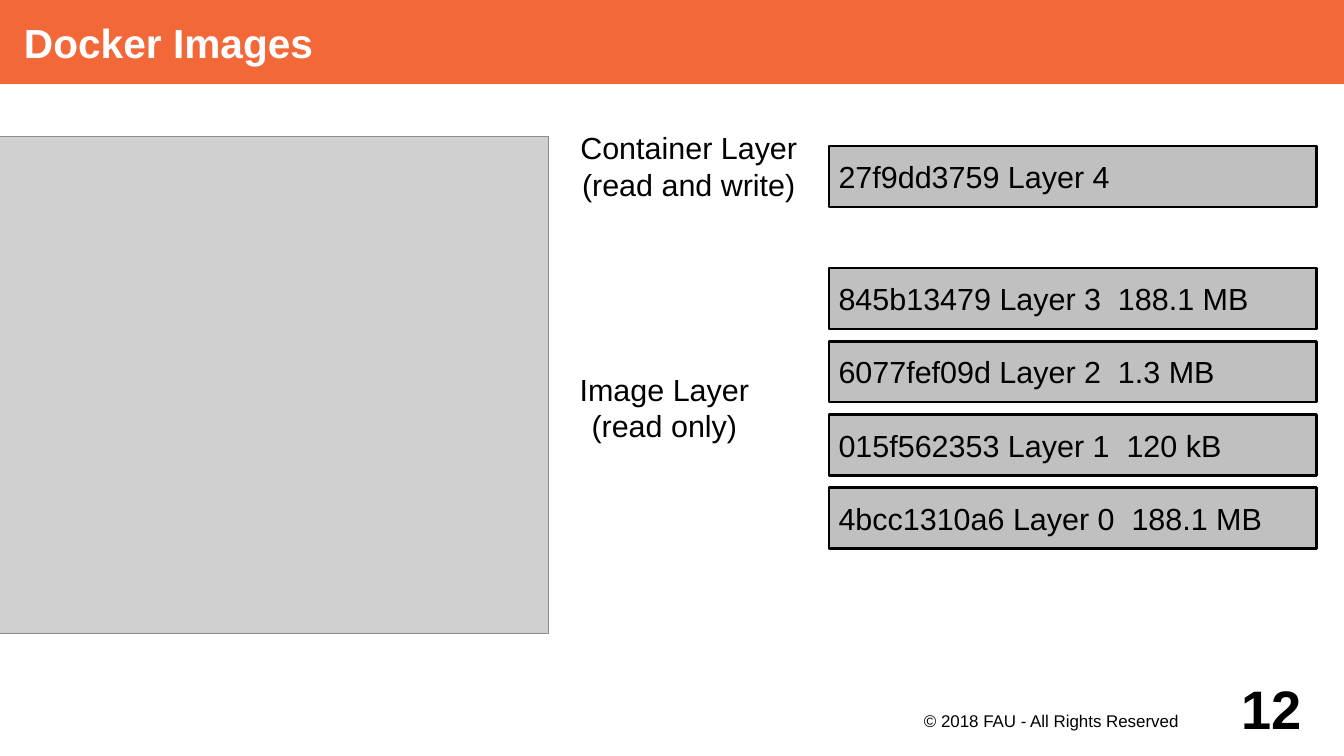
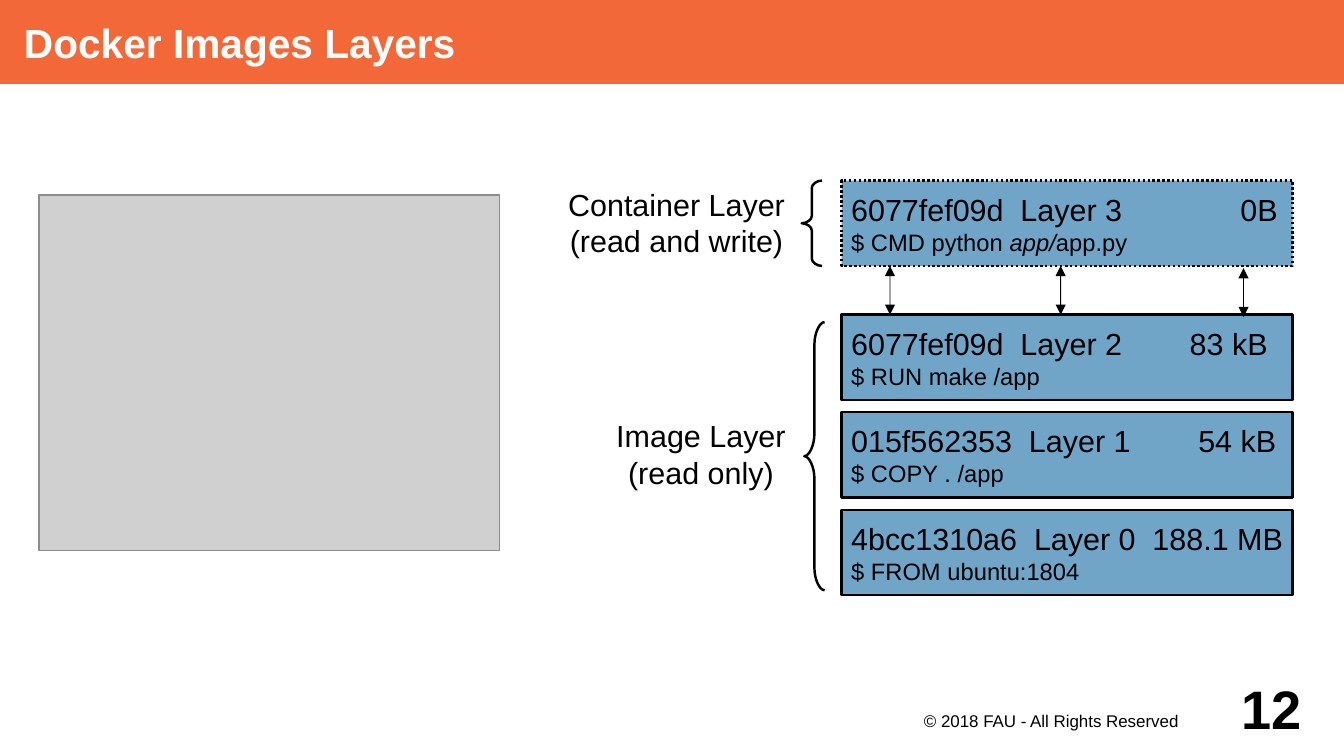
Before and after one commit to dirkriehle/adap-course, a slide deck: slide 12 of Lecture Slides/ADAP Z01 - Containerization.odp. Drawn at 1344x756 pixels with LibreOffice and Linux fonts; fonts in the diff are those of the drawing; grey boxes stand for pictures. Boxes give left, top, right and bottom in pixels: in the first picture for what was removed or moved away, otherwise in the second. Text is boxed around its words. In the diff, an @@ line names an element or a change of style, - is before the commit and + after.

Commit message:
Add containerziation slides for layers and orchestration

```diff
--- a/Lecture Slides/ADAP Z01 - Containerization.odp
+++ b/Lecture Slides/ADAP Z01 - Containerization.odp
@@ title at <box>24,28,455,65</box>: text changed @@
-Docker Images
+Docker Images Layers
@@ rectangle removed at <box>829,146,1317,207</box> @@
-27f9dd3759 Layer 4
@@ text "Container Layer": place and size @@
-text "Container Layer" at <box>580,137,797,202</box>
+text "Container Layer" at <box>568,194,785,258</box>
@@ picture: place and size @@
-picture at <box>0,137,549,634</box>
+picture at <box>39,195,500,551</box>
@@ freeform shape added at <box>802,181,823,266</box>, outline #000000 1.45 pt @@
@@ rectangle added at <box>842,181,1293,266</box>, fill #70A5C8, outline #000000 1.45 pt, 14 pt, text #000000 @@
+6077fef09d Layer 3 0B
+$ CMD python app/app.py
@@ rectangle removed at <box>829,268,1317,329</box> @@
-845b13479 Layer 3 188.1 MB
@@ double arrow added from (890, 266) to (890, 315), #000000 0.51 pt @@
@@ double arrow added from (1061, 266) to (1061, 315), #000000 0.51 pt @@
@@ double arrow added from (1244, 268) to (1244, 317), #000000 0.51 pt @@
@@ freeform shape added at <box>805,322,826,590</box>, outline #000000 1.45 pt @@
@@ fill #C0C0C0 to #70A5C8 in 3 elements at <box>842,510,1293,595</box>, <box>842,412,1293,498</box>, <box>842,315,1293,400</box> @@
@@ rectangle "6077fef09d Layer 2 83 kB": place and size @@
-rectangle "6077fef09d Layer 2 83 kB" at <box>829,341,1317,402</box>
+rectangle "6077fef09d Layer 2 83 kB" at <box>842,315,1293,400</box>
@@ text in rectangle at <box>851,333,1268,390</box>: text changed @@
-6077fef09d Layer 2 1.3 MB
+6077fef09d Layer 2 83 kB
+$ RUN make /app
@@ text "Image Layer": place and size @@
-text "Image Layer" at <box>580,380,749,443</box>
+text "Image Layer" at <box>616,426,785,490</box>
@@ rectangle "015f562353 Layer 1 54 kB": place and size @@
-rectangle "015f562353 Layer 1 54 kB" at <box>829,415,1317,476</box>
+rectangle "015f562353 Layer 1 54 kB" at <box>842,412,1293,498</box>
@@ text in rectangle at <box>851,430,1277,487</box>: text changed @@
-015f562353 Layer 1 120 kB
+015f562353 Layer 1 54 kB
+$ COPY . /app
@@ rectangle "4bcc1310a6 Layer 0 188.1 MB": place and size @@
-rectangle "4bcc1310a6 Layer 0 188.1 MB" at <box>829,488,1317,549</box>
+rectangle "4bcc1310a6 Layer 0 188.1 MB" at <box>842,510,1293,595</box>
@@ text in rectangle at <box>871,563,1079,581</box>: paragraph added @@
+$ FROM ubuntu:1804
```
Also in this commit, not shown: 2 other slides changed, 1 slide added.
